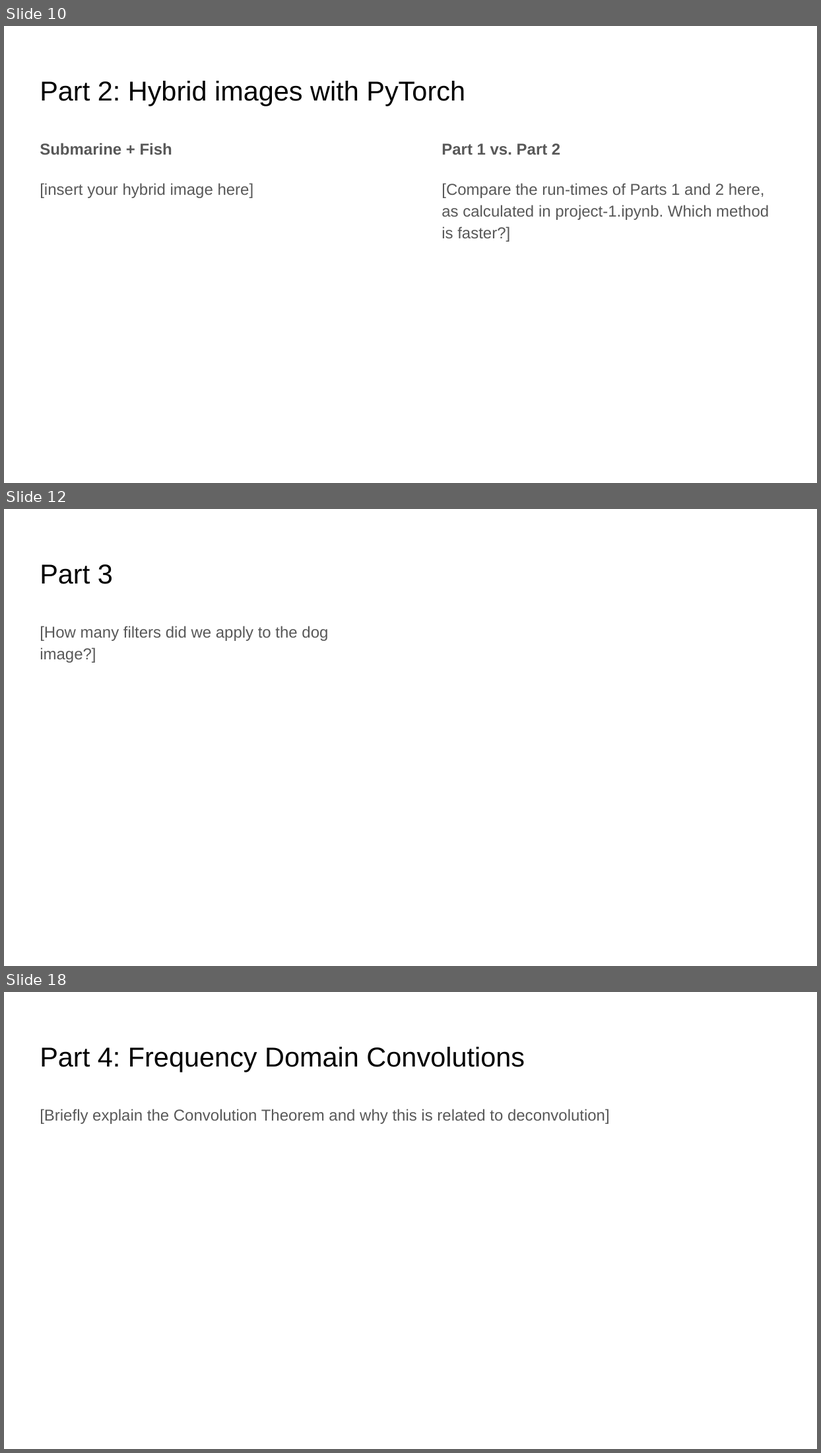
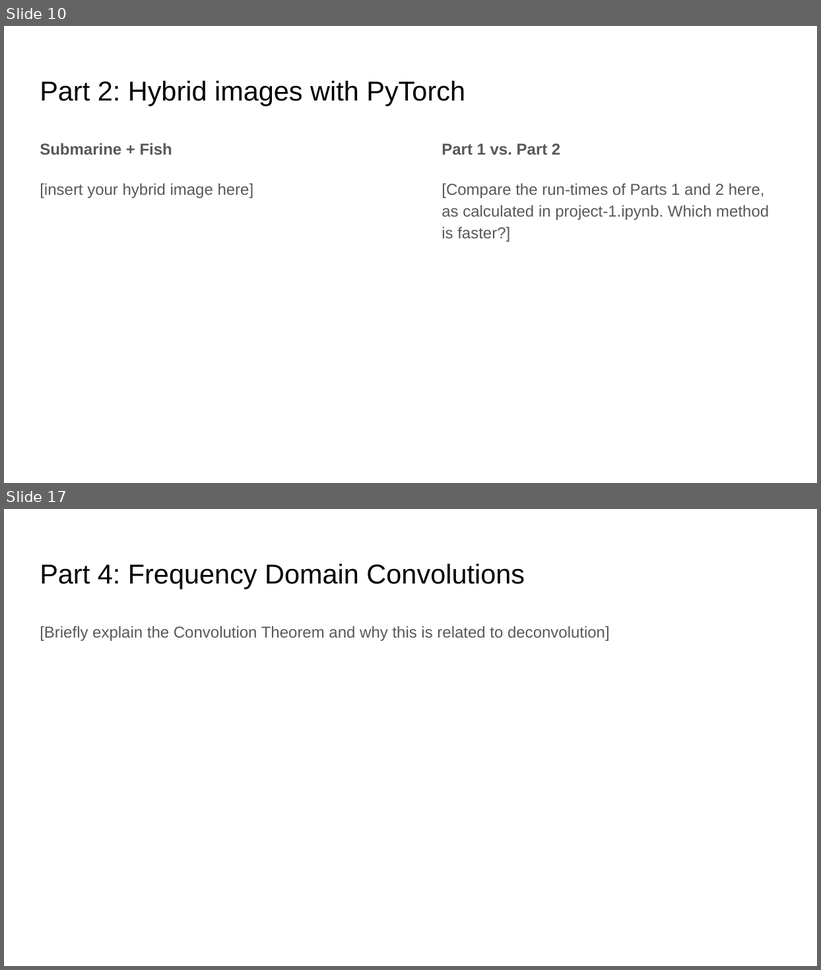
Before and after one commit to aashutoshav/Computer-Vision-Project-1, a slide deck: docs/report.pptx. Shown one above the other, each under a label of ours: slides 10, 12 and 18 before the commit, slides 10 and 17 after it; the slides between them are not shown. The pictures are 821x1453 and 821x970 pixels, drawn with LibreOffice and Linux fonts; fonts in the diff are those of the drawing. Boxes give left, top, right and bottom in pixels: in the first picture for what was removed or moved away, otherwise in the second. Text is boxed around its words. In the diff, an @@ line names an element or a change of style, - is before the commit and + after.

```diff
--- a/docs/report.pptx
+++ b/docs/report.pptx
@@ slide 12 removed at (4,509,817,966), background #FFFFFF @@
@@ title removed at (40,564,113,584) @@
-Part 3
@@ text removed at (40,626,328,663) @@
-[How many filters did we apply to the dog image?]
@@ what was slide 18 is now slide 17 @@
```
Also in this commit, not shown: 9 slides changed, 2 other files.
